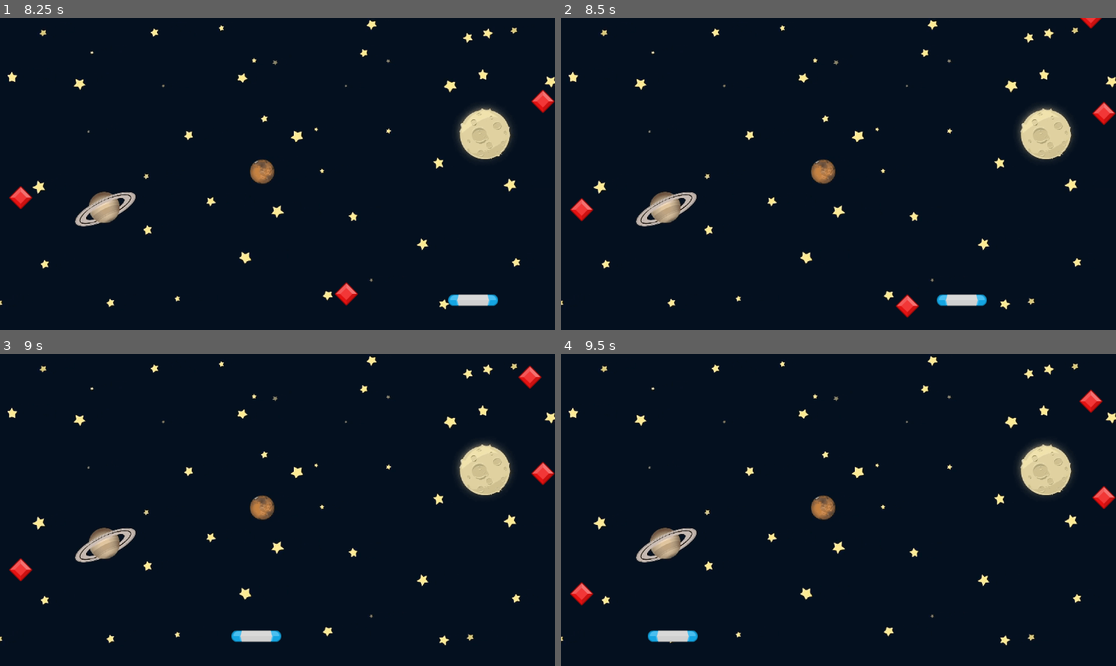
Above: before the commit, frames 1-4 (two rows, left to right).
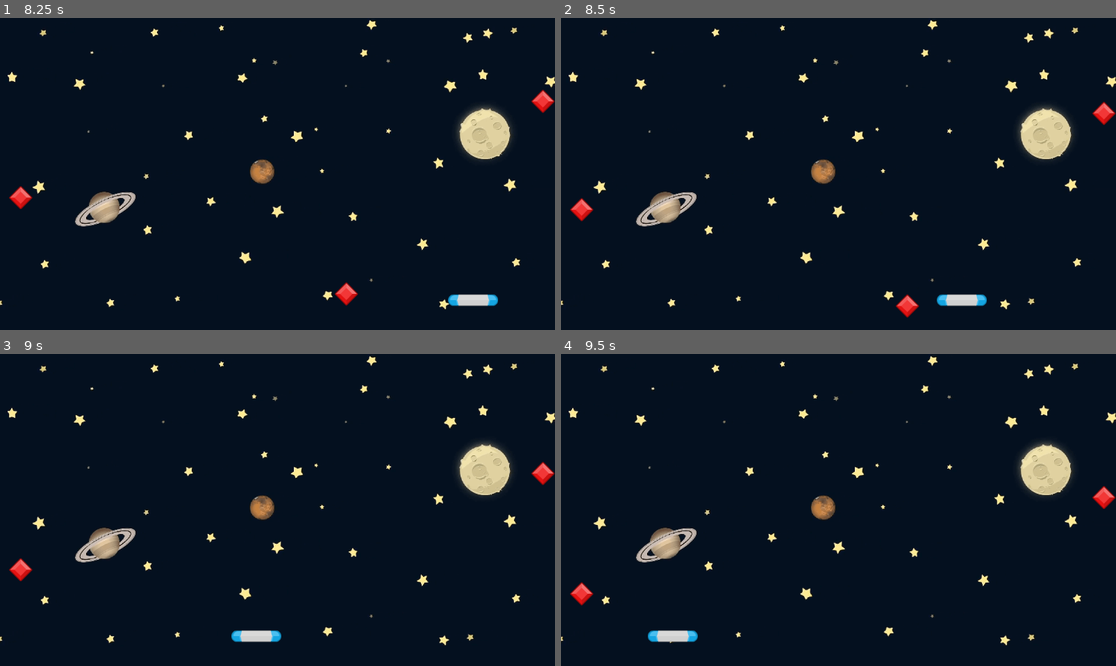
Above: after the commit, the same moments.

Repository: zserzzzz/gemcatcher
Game: Godot game, scene res://Scenes/Game/Game.tscn
Same seed, same stepped clock (60 frames per second), same inputs: the game is played once before the commit and once after it.
Inputs:
- Up to frame 1 (8.25 s): hold D (move_right) 0.53-2.03 s; hold A (move_left) 2.03-4.28 s; hold D (move_right) 4.28-8.03 s; hold A (move_left) from 8.03 s (still down)
- Up to frame 2 (8.5 s): keep holding A (move_left)
- Up to frame 3 (9 s): keep holding A (move_left)
- Up to frame 4 (9.5 s): keep holding A (move_left)

Frame 1 is identical in both runs. In frame 2, less than 0.1% of the frame differs, in the area x 93-98%, y 0-4%; in frame 3, 0.2%, in the area x 93-98%, y 3-12%; in frame 4, 0.2%.

Commit message:
idk what to name this honsetly
showed my brother the stuff 💯

Diff:
--- a/scripts/game/game.gd
+++ b/scripts/game/game.gd
@@ -13,11 +13,13 @@
 
 func stop_all() -> void:
 	timer.stop()
-	timer.autostart = false
+	for child in get_children():
+		if child is Gem:
+			pass
 
 
 func create_gem() -> void:
-	var new_gem = gem_scene.instantiate()
+	var new_gem: Gem = gem_scene.instantiate()
 	var x = randf_range(0.0,get_viewport_rect().end.x)
 	new_gem.position = Vector2(x,-50.0)
 	add_child(new_gem)
@@ -25,6 +27,7 @@
 
 func _on_gem_game_over() -> void:
 	print("Game OVER")
+	stop_all()
 
 
 func _on_timer_timeout() -> void:
--- a/scripts/gem/gem.gd
+++ b/scripts/gem/gem.gd
@@ -1,12 +1,18 @@
 extends Area2D
+
+class_name Gem
+
+
 
 @export var speed = 100
 
+
 signal game_over
+
 
 # Called when the node enters the scene tree for the first time.
 func _ready() -> void:
-	pass # Replace with function body.
+	pass
 
 func kms() -> void:
 	set_process(false)
